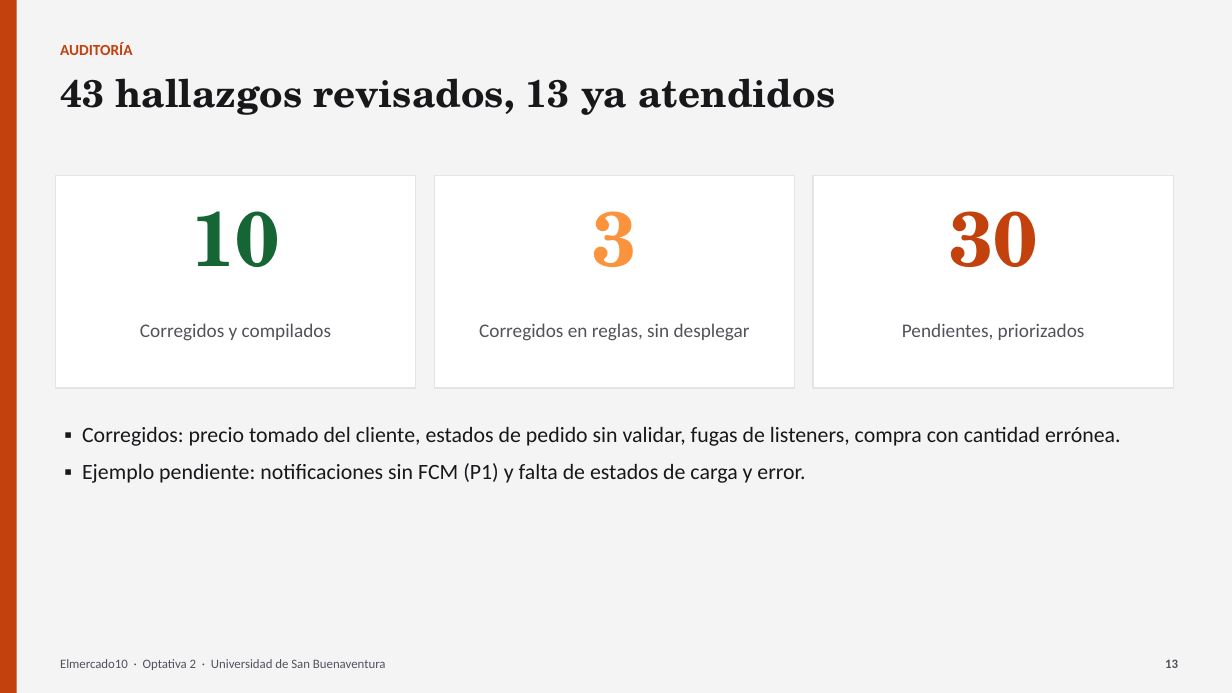
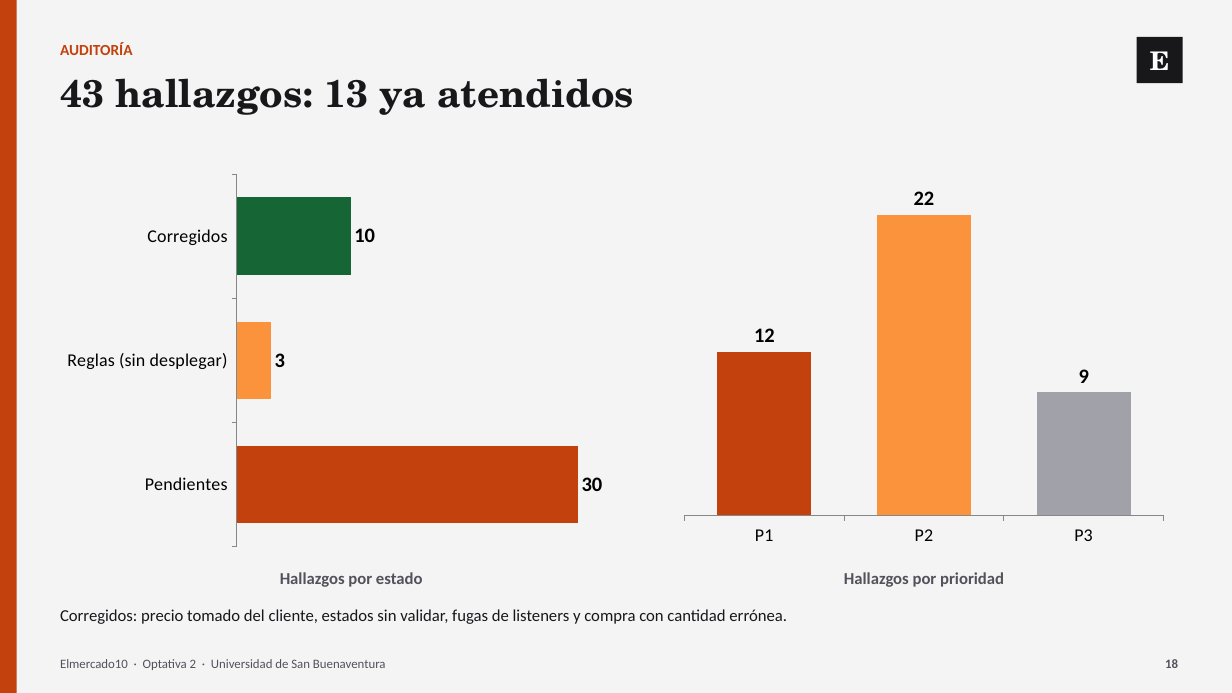
Before and after one commit to JuanXD2201/Elmercado10, a slide deck: slide 18 of DOCUMENTACION_ELMERCADO10/08_PRESENTACION/Presentacion_Elmercado10.pptx (slide 13 before the commit). Drawn at 1232x693 pixels with LibreOffice and Linux fonts; fonts in the diff are those of the drawing. Boxes give left, top, right and bottom in pixels: in the first picture for what was removed or moved away, otherwise in the second. Text is boxed around its words. In the diff, an @@ line names an element or a change of style, - is before the commit and + after.

```diff
--- a/DOCUMENTACION_ELMERCADO10/08_PRESENTACION/Presentacion_Elmercado10.pptx
+++ b/DOCUMENTACION_ELMERCADO10/08_PRESENTACION/Presentacion_Elmercado10.pptx
@@ rectangle added at (x1=1137, y1=37, x2=1183, y2=83), fill #18181B, 20 pt, text #FFFFFF, bold @@
+E
@@ text at (x1=60, y1=78, x2=634, y2=115): text changed @@
-43 hallazgos revisados, 13 ya atendidos
+43 hallazgos: 13 ya atendidos
@@ rectangle removed at (x1=55, y1=176, x2=416, y2=388) @@
@@ bar chart added at (x1=55, y1=166, x2=647, y2=555) @@
+categories: Corregidos, Reglas (sin desplegar), Pendientes
+Series 1: 10, 3, 30
@@ rectangle removed at (x1=434, y1=176, x2=795, y2=388) @@
@@ column chart added at (x1=675, y1=166, x2=1174, y2=555) @@
+categories: P1, P2, P3
+Series 1: 12, 22, 9
@@ rectangle removed at (x1=813, y1=176, x2=1174, y2=388) @@
@@ text removed at (x1=191, y1=211, x2=279, y2=267) @@
-10
@@ text removed at (x1=592, y1=211, x2=636, y2=267) @@
-3
@@ text removed at (x1=949, y1=211, x2=1037, y2=267) @@
-30
@@ text removed at (x1=140, y1=323, x2=331, y2=341) @@
-Corregidos y compilados
@@ text removed at (x1=479, y1=323, x2=750, y2=341) @@
-Corregidos en reglas, sin desplegar
@@ text removed at (x1=902, y1=323, x2=1085, y2=340) @@
-Pendientes, priorizados
@@ text added at (x1=280, y1=572, x2=423, y2=587), 13 pt, text #52525B, bold @@
+Hallazgos por estado
@@ text added at (x1=844, y1=572, x2=1004, y2=587), 13 pt, text #52525B, bold @@
+Hallazgos por prioridad
@@ text at (x1=60, y1=609, x2=787, y2=624): text changed; size 17 to 13 pt @@
-▪ Corregidos: precio tomado del cliente, estados de pedido sin validar, fugas de listeners, compra con cantidad errónea.
-▪ Ejemplo pendiente: notificaciones sin FCM (P1) y falta de estados de carga y error.
+Corregidos: precio tomado del cliente, estados sin validar, fugas de listeners y compra con cantidad errónea.
@@ text at (x1=1165, y1=659, x2=1178, y2=668): text changed @@
-13
+18
```
Also in this commit, not shown: 14 other slides changed, 8 slides added, 3 slides removed, 41 other files.
